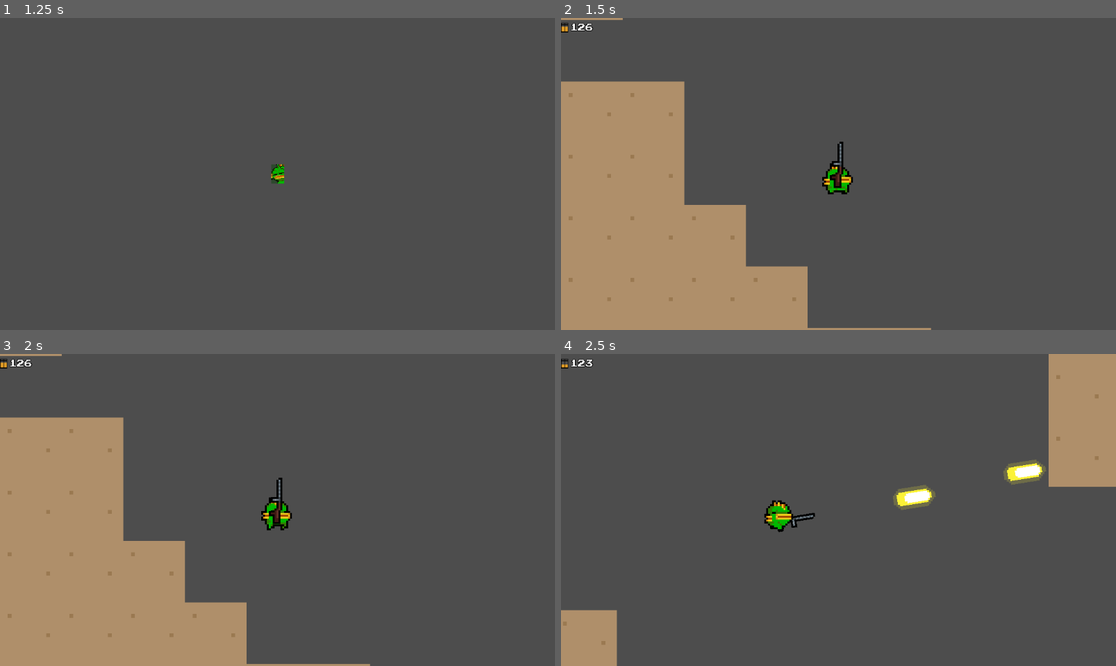
Above: before the commit, frames 1-4 (two rows, left to right).
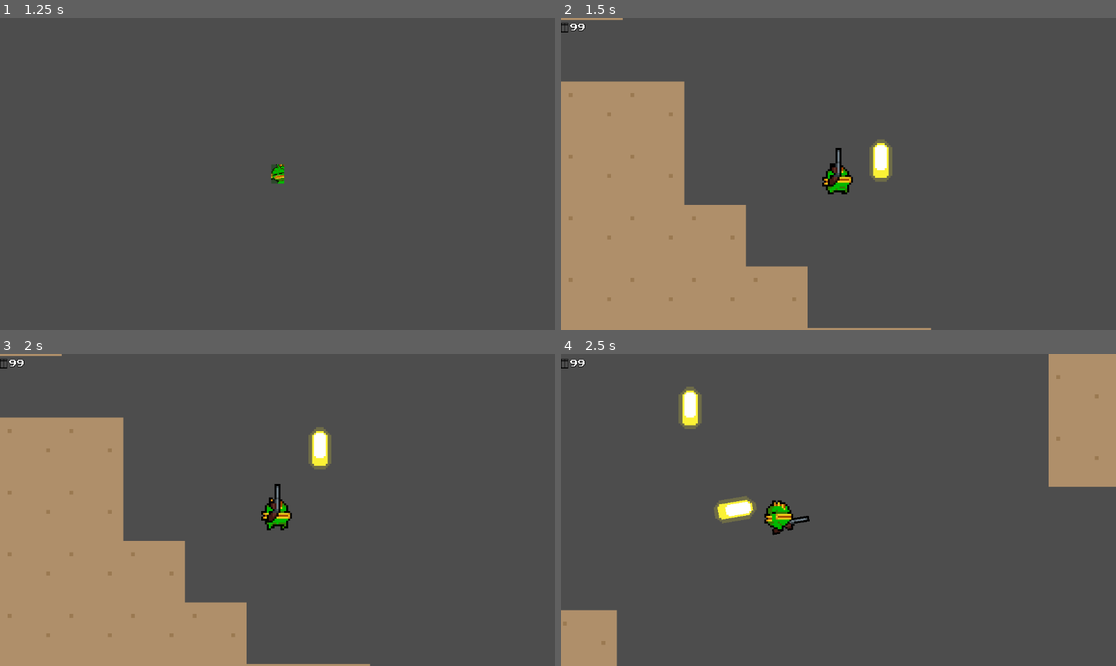
Above: after the commit, the same moments.

Repository: Tuzapeno/nuclear-throne-copy
Game: Godot game, scene res://Scenes/main.tscn
Same seed, same stepped clock (60 frames per second), same inputs: the game is played once before the commit and once after it.
Inputs (mouse positions are in pixels of both pictures, inside the frame that each line leads up to):
- Up to frame 1 (1.25 s): click "Play" at 0.5 s
- Up to frame 2 (1.5 s): click (838, 174) at 1.25 s
- Up to frame 3 (2 s): no input
- Up to frame 4 (2.5 s): tap Enter at 2 s; move the mouse to (960, 494) at 2.02 s; press the mouse at (960, 494) at 2.03 s; hold D (move_right) from 2.03 s (still down); tap E (use) at 2.3 s

Frame 1 is identical in both runs. In frame 2, 0.8% of the frame differs, in the area x 0-60%, y 1-55%; in frame 3, 0.8%; in frame 4, 2.1%, in the area x 0-88%, y 1-59%.

Commit message:
Refactor shotgun.gd to extend ShellWeapon class and update fire() method

Diff:
--- a/Scenes/Weapons/Drops/weapon_drop.tscn
+++ b/Scenes/Weapons/Drops/weapon_drop.tscn
@@ -1,6 +1,6 @@
 [gd_scene load_steps=2 format=3 uid="uid://bjmkjen74gsh5"]
 
-[ext_resource type="Script" path="res://Scripts/Weapons/weapon_drop.gd" id="1_btmks"]
+[ext_resource type="Script" path="res://Scripts/Weapons/Abstract Classes/weapon_drop.gd" id="1_btmks"]
 
 [node name="WeaponDrop" type="Area2D"]
 script = ExtResource("1_btmks")
--- /dev/null
+++ b/Scenes/Weapons/shell.tscn
@@ -0,0 +1,18 @@
+[gd_scene load_steps=4 format=3 uid="uid://10hd1cgacj4j"]
+
+[ext_resource type="Texture2D" uid="uid://cr4pfro5xv6om" path="res://Assets/Guns/Ammo/shell_shot.png" id="1_imloe"]
+[ext_resource type="Script" path="res://Scripts/Weapons/shell.gd" id="1_oqiem"]
+
+[sub_resource type="RectangleShape2D" id="RectangleShape2D_i4q2m"]
+size = Vector2(20, 10)
+
+[node name="Shell" type="Area2D"]
+script = ExtResource("1_oqiem")
+
+[node name="Sprite2D" type="Sprite2D" parent="."]
+texture = ExtResource("1_imloe")
+
+[node name="CollisionShape2D" type="CollisionShape2D" parent="."]
+shape = SubResource("RectangleShape2D_i4q2m")
+
+[connection signal="body_entered" from="." to="." method="_on_body_entered"]
--- a/Scenes/Weapons/weapon.tscn
+++ b/Scenes/Weapons/weapon.tscn
@@ -1,6 +1,6 @@
 [gd_scene load_steps=2 format=3 uid="uid://bgyf2hr4uat1u"]
 
-[ext_resource type="Script" path="res://Scripts/Weapons/weapon.gd" id="1_xp7ta"]
+[ext_resource type="Script" path="res://Scripts/Weapons/Abstract Classes/weapon.gd" id="1_xp7ta"]
 
 [node name="Weapon" type="Node2D"]
 script = ExtResource("1_xp7ta")
--- a/Scripts/Singletons/globals.gd
+++ b/Scripts/Singletons/globals.gd
@@ -4,7 +4,8 @@
 
 const weapon_drop_scene_path: String = "res://Scenes/Weapons/Drops/"
 
-var starting_weapon_scene := preload("res://Scenes/Weapons/machinegun.tscn")
+var starting_weapon_scene := preload("res://Scenes/Weapons/shotgun.tscn")
+
 var player: CharacterBody2D = null
 var tile_size: int = 32
 var half_tile: int = tile_size / 2
--- /dev/null
+++ b/Scripts/Weapons/Abstract Classes/shell_weapon.gd
@@ -0,0 +1,10 @@
+class_name ShellWeapon
+extends Weapon
+
+var shell_scn := preload("res://Scenes/Weapons/shell.tscn")
+
+func create_shell(shell_scene: PackedScene) -> void:
+	var shell: Shell = shell_scene.instantiate()
+	shell.global_position = get_tip_position()
+	shell.direction = (get_global_mouse_position() - global_position).normalized()
+	get_parent().add_sibling(shell)
--- /dev/null
+++ b/Scripts/Weapons/bullet.gd
@@ -0,0 +1,18 @@
+class_name Bullet
+extends Area2D
+
+const SPEED = 500
+
+var direction := Vector2.RIGHT
+
+func _ready() -> void:
+	# Rotate the bullet to face the direction it is moving
+	rotation = direction.angle()
+
+func _process(delta: float) -> void:
+	global_position += direction * SPEED * delta
+
+func _on_body_entered(body: Node2D) -> void:
+	if body == Globals.player: # Player ignores its own bullets
+		return
+	queue_free()
--- /dev/null
+++ b/Scripts/Weapons/shell.gd
@@ -0,0 +1,18 @@
+class_name Shell
+extends Area2D
+
+const SPEED = 50
+
+var direction := Vector2.RIGHT
+
+func _ready() -> void:
+	# Rotate the bullet to face the direction it is moving
+	rotation = direction.angle()
+
+func _process(delta: float) -> void:
+	global_position += direction * SPEED * delta
+
+func _on_body_entered(body: Node2D) -> void:
+	if body == Globals.player: # Player ignores its own bullets
+		return
+	queue_free()
--- a/Scripts/Weapons/shotgun.gd
+++ b/Scripts/Weapons/shotgun.gd
@@ -1,8 +1,8 @@
-extends Weapon
+extends ShellWeapon
 
 func _process(delta: float) -> void:
 	super(delta)
 
 
 func fire():
-	super()
+	create_shell(shell_scn)
--- a/Scripts/Weapons/small_bullet.gd
+++ b/Scripts/Weapons/small_bullet.gd
@@ -1,21 +1,8 @@
 class_name SmallBullet
-extends Area2D
-
-const SPEED = 500
-
-var direction := Vector2.RIGHT
-
+extends Bullet
 
 func _ready() -> void:
-	# Rotate the bullet to face the direction it is moving
-	rotation = direction.angle()
+	super()
 
 func _process(delta: float) -> void:
-	global_position += direction * SPEED * delta
-
-
-func _on_body_entered(body: Node2D) -> void:
-	if body == Globals.player: # Player ignores its own bullets
-		return
-
-	queue_free()
+	super(delta)
Renamed: Scripts/Weapons/bullet_weapon.gd -> Scripts/Weapons/Abstract Classes/bullet_weapon.gd
Renamed: Scripts/Weapons/weapon.gd -> Scripts/Weapons/Abstract Classes/weapon.gd
Renamed: Scripts/Weapons/weapon_drop.gd -> Scripts/Weapons/Abstract Classes/weapon_drop.gd
